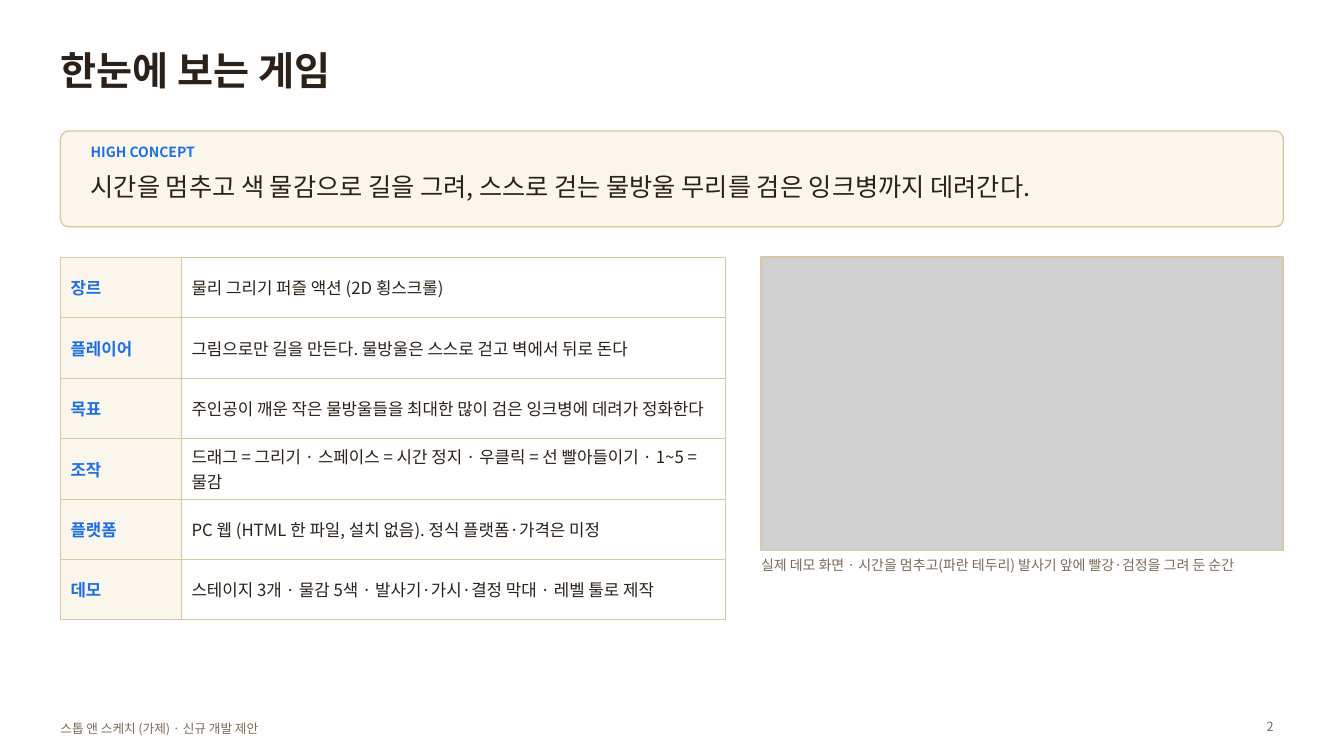
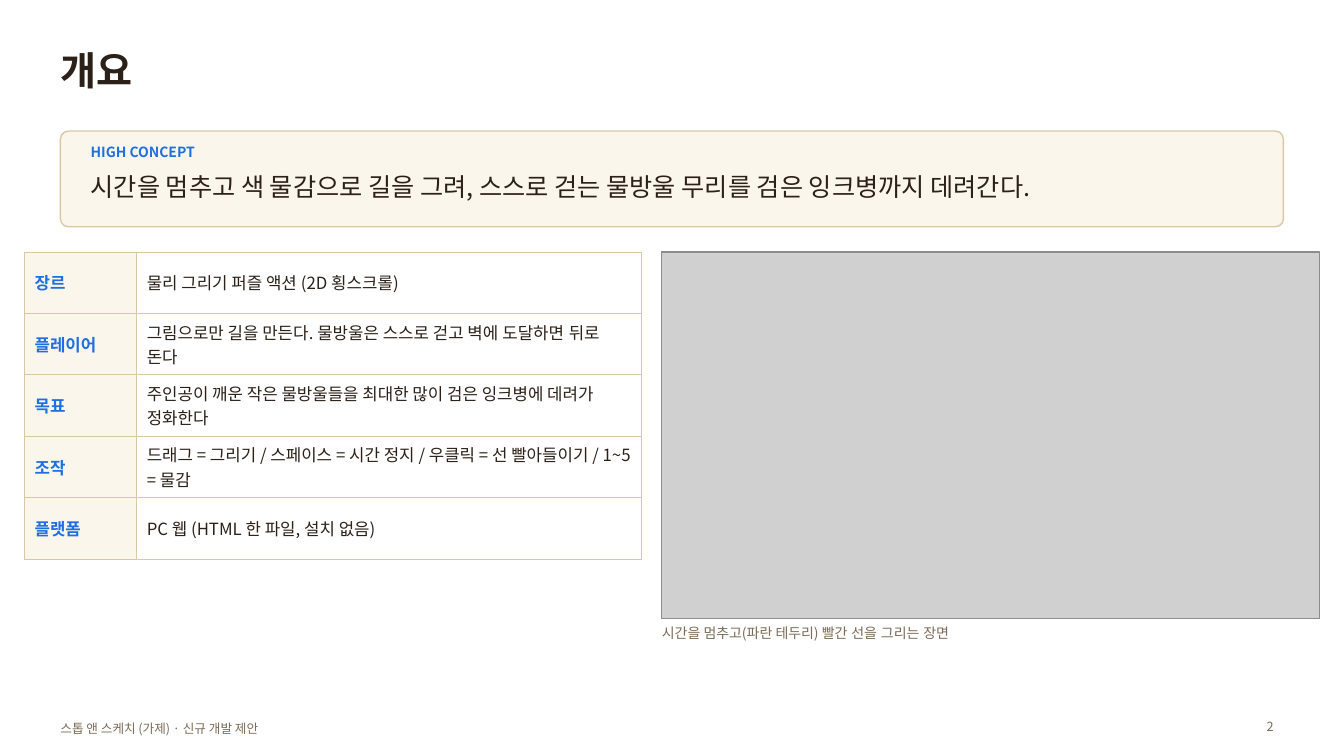
Before and after one commit to willy9068/Stop-Sketch, a slide deck: slide 2 of 스톱앤스케치_제안서.pptx. Drawn at 1344x756 pixels with LibreOffice and Linux fonts; fonts in the diff are those of the drawing; grey boxes stand for pictures. Boxes give left, top, right and bottom in pixels: in the first picture for what was removed or moved away, otherwise in the second. Text is boxed around its words. In the diff, an @@ line names an element or a change of style, - is before the commit and + after.

```diff
--- a/스톱앤스케치_제안서.pptx
+++ b/스톱앤스케치_제안서.pptx
@@ title at <box>60,52,132,89</box>: text changed @@
-한눈에 보는 게임
+개요
@@ table at <box>24,252,641,560</box> @@
-row 2, column 2: 그림으로만 길을 만든다. 물방울은 스스로 걷고 벽에서 뒤로 돈다
+row 2, column 2: 그림으로만 길을 만든다. 물방울은 스스로 걷고 벽에 도달하면 뒤로 돈다
-row 4: 조작 | 드래그 = 그리기 · 스페이스 = 시간 정지 · 우클릭 = 선 빨아들이기 · 1~5 = 물감
-row 5: 플랫폼 | PC 웹 (HTML 한 파일, 설치 없음). 정식 플랫폼·가격은 미정
-row 6: 데모 | 스테이지 3개 · 물감 5색 · 발사기·가시·결정 막대 · 레벨 툴로 제작
+row 4: 조작 | 드래그 = 그리기 / 스페이스 = 시간 정지 / 우클릭 = 선 빨아들이기 / 1~5 = 물감
+row 5: 플랫폼 | PC 웹 (HTML 한 파일, 설치 없음)
@@ table: place and size @@
-table at <box>60,257,726,602</box>
+table at <box>24,252,641,560</box>
@@ picture: place and size @@
-picture at <box>761,257,1284,551</box>
+picture at <box>662,252,1320,619</box>
@@ rectangle removed at <box>761,257,1284,551</box> @@
@@ text at <box>662,626,949,641</box>: text changed @@
-실제 데모 화면 · 시간을 멈추고(파란 테두리) 발사기 앞에 빨강·검정을 그려 둔 순간
+시간을 멈추고(파란 테두리) 빨간 선을 그리는 장면
```
Also in this commit, not shown: 2 other slides changed, 21 other files.
